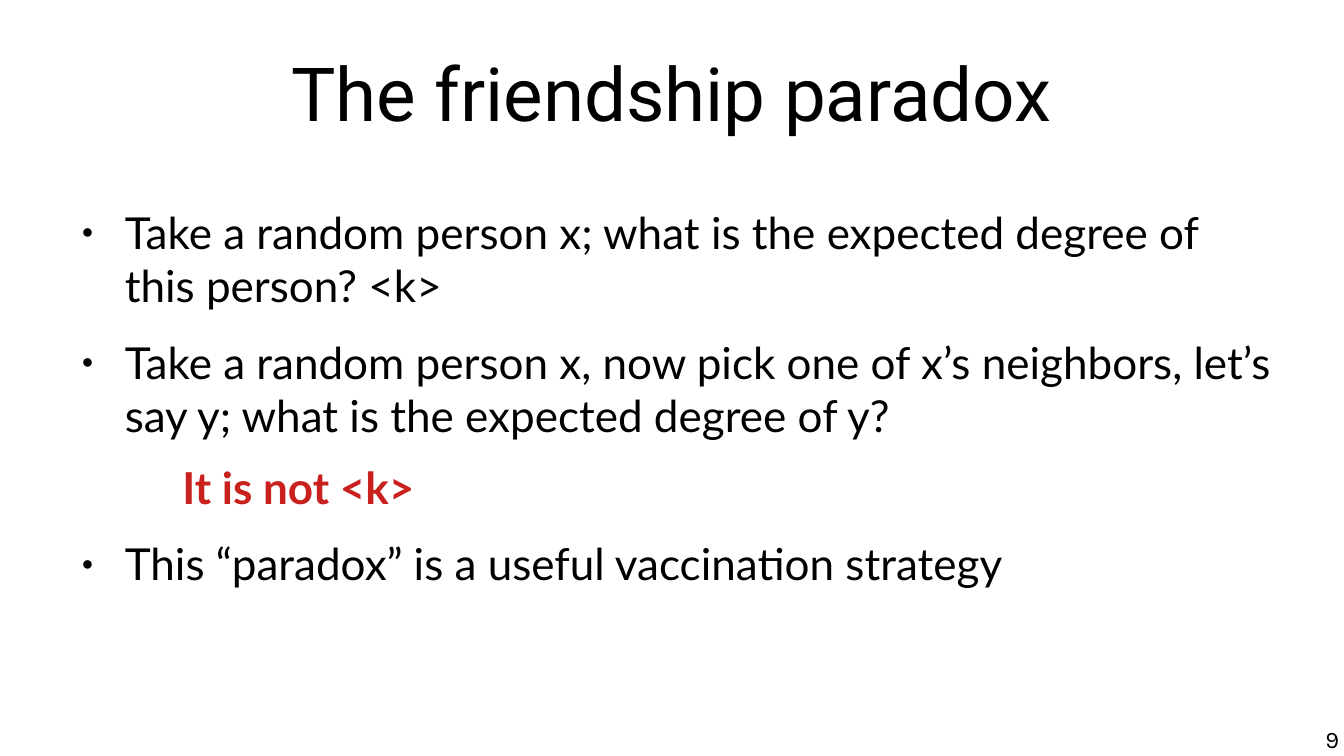
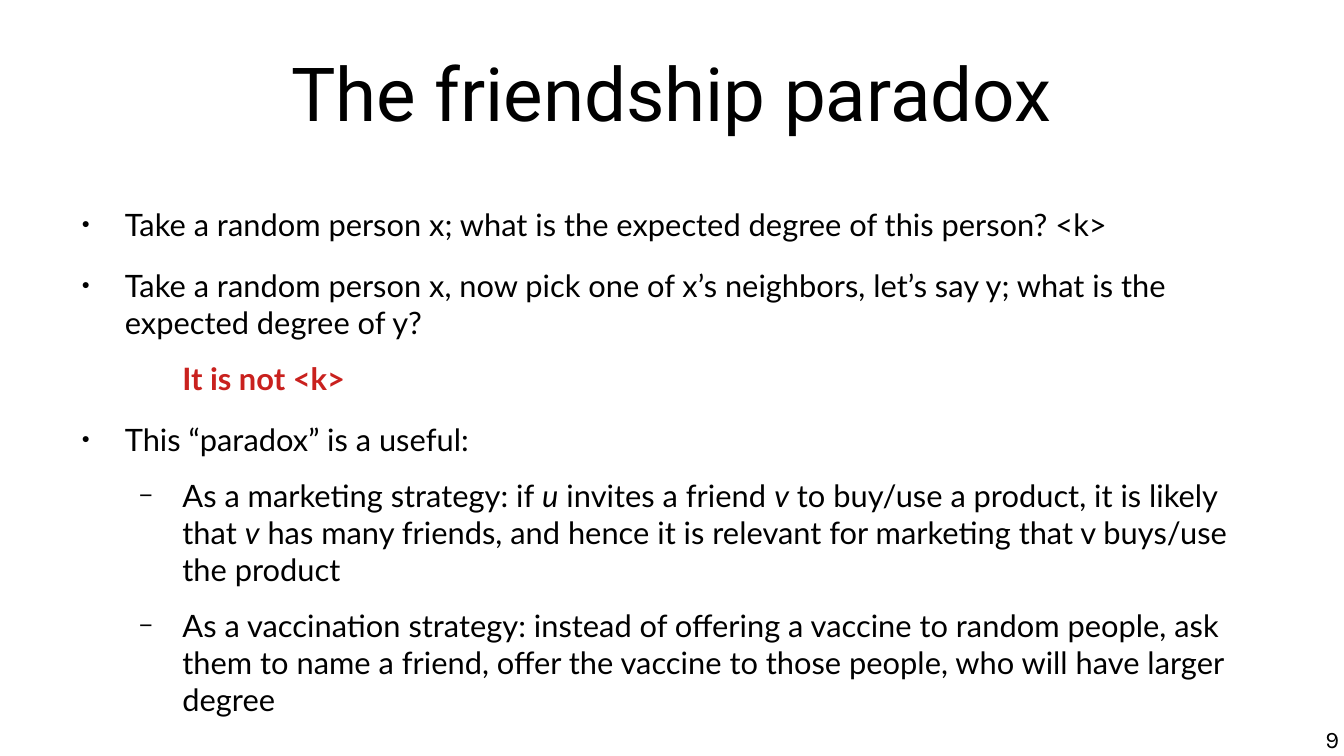
Before and after one commit to chatox/networks-science-course, a slide deck: slide 9 of theory/odp/tt15-friendship_paradox.odp. Drawn at 1344x756 pixels with LibreOffice and Linux fonts; fonts in the diff are those of the drawing. Boxes give left, top, right and bottom in pixels: in the first picture for what was removed or moved away, otherwise in the second. Text is boxed around its words. In the diff, an @@ line names an element or a change of style, - is before the commit and + after.

```diff
--- a/theory/odp/tt15-friendship_paradox.odp
+++ b/theory/odp/tt15-friendship_paradox.odp
@@ text at (125,213,1166,391): size 26 to 18.2 pt in "Take a random person x; what is ...", "Take a random person x, now pick ...", "It is not <k>" @@
@@ text at (125,427,1227,680): text changed; size 26 to 18.2 pt @@
-● This “paradox” is a useful vaccination strategy
+● This “paradox” is a useful:
+  − As a marketing strategy: if u invites a friend v to buy/use a product, it is likely that v has many friends, and hence it is relevant for marketing that v buys/use the product
+  − As a vaccination strategy: instead of offering a vaccine to random people, ask them to name a friend, offer the vaccine to those people, who will have larger degree
```
Also in this commit, not shown: 6 other slides changed, 1 slide added, 1 other file.
